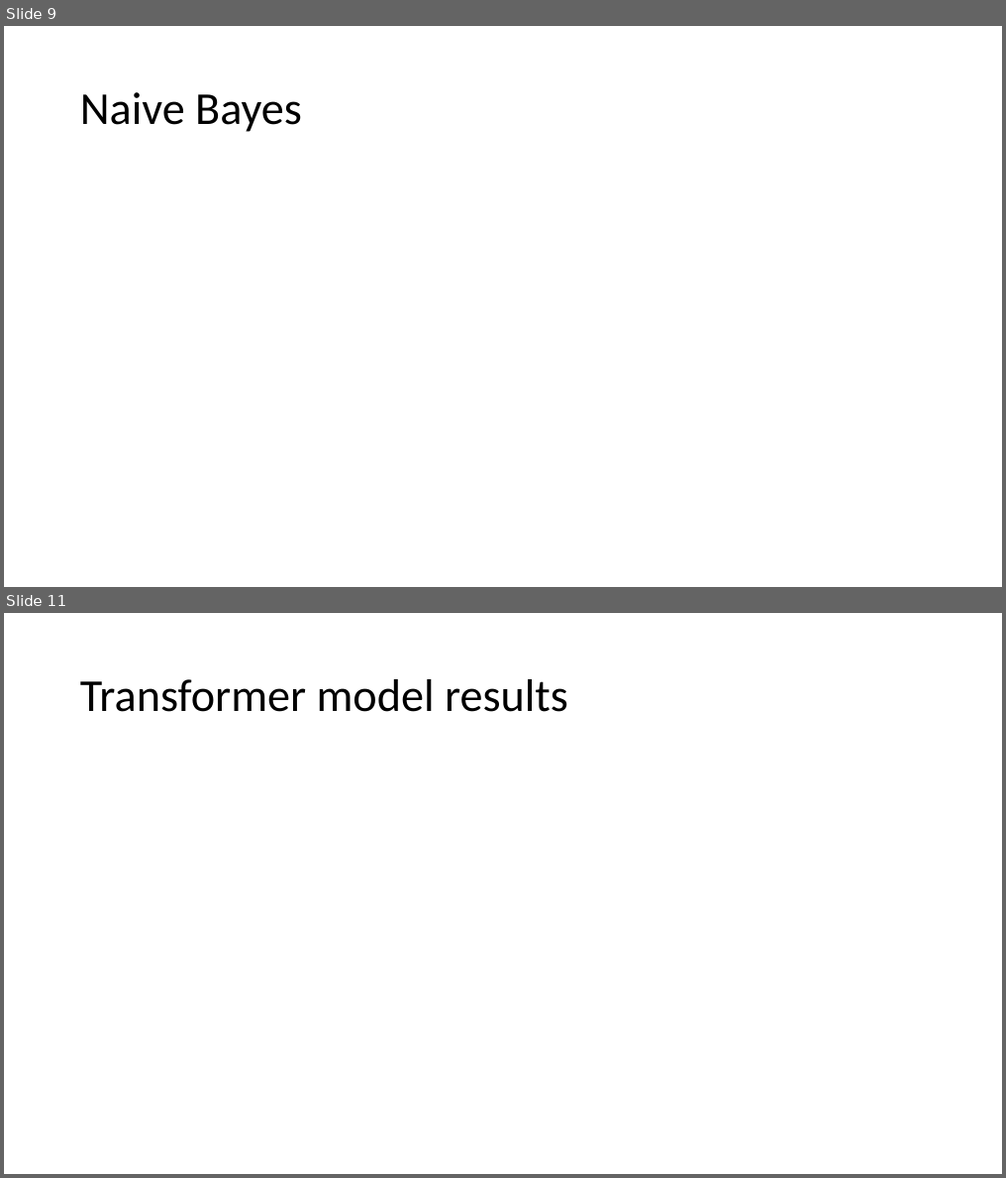
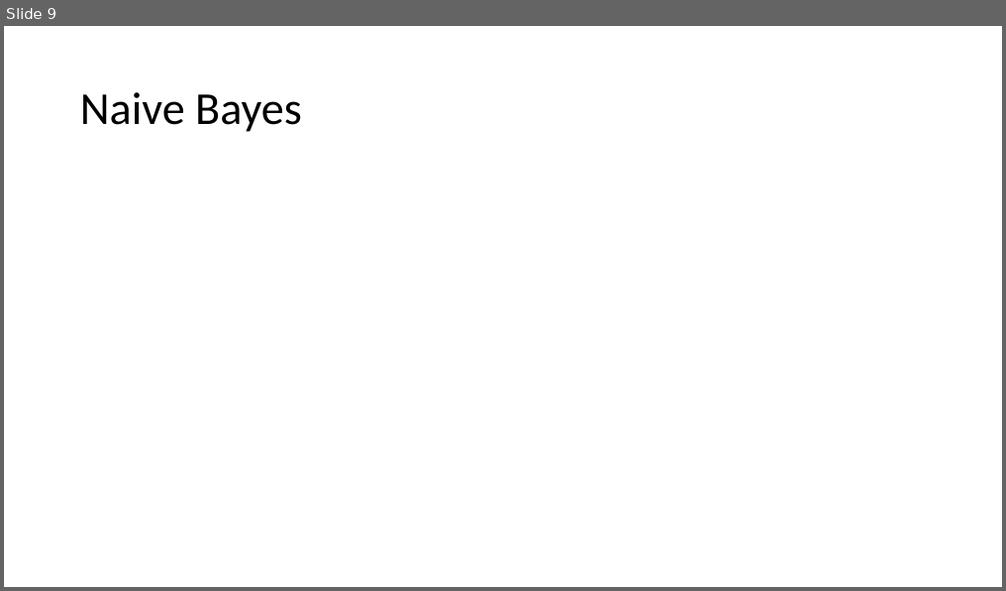
Before and after one commit to MatthiasRemta/NLP_Project, a slide deck: Presentations/session6.pptx. Shown one above the other, each under a label of ours: slides 9 and 11 before the commit, slide 9 after it; the slides between them are not shown. The pictures are 1006x1178 and 1006x591 pixels, drawn with LibreOffice and Linux fonts; fonts in the diff are those of the drawing; background and template pictures are left out. Boxes give left, top, right and bottom in pixels: in the first picture for what was removed or moved away, otherwise in the second. Text is boxed around its words. In the diff, an @@ line names an element or a change of style, - is before the commit and + after.

Commit message:
transformer update

```diff
--- a/Presentations/session6.pptx
+++ b/Presentations/session6.pptx
@@ slide 11 removed at [4, 613, 1002, 1174], background #FFFFFF @@
@@ title removed at [80, 679, 568, 712] @@
-Transformer model results
```
Also in this commit, not shown: 1 slide changed.
